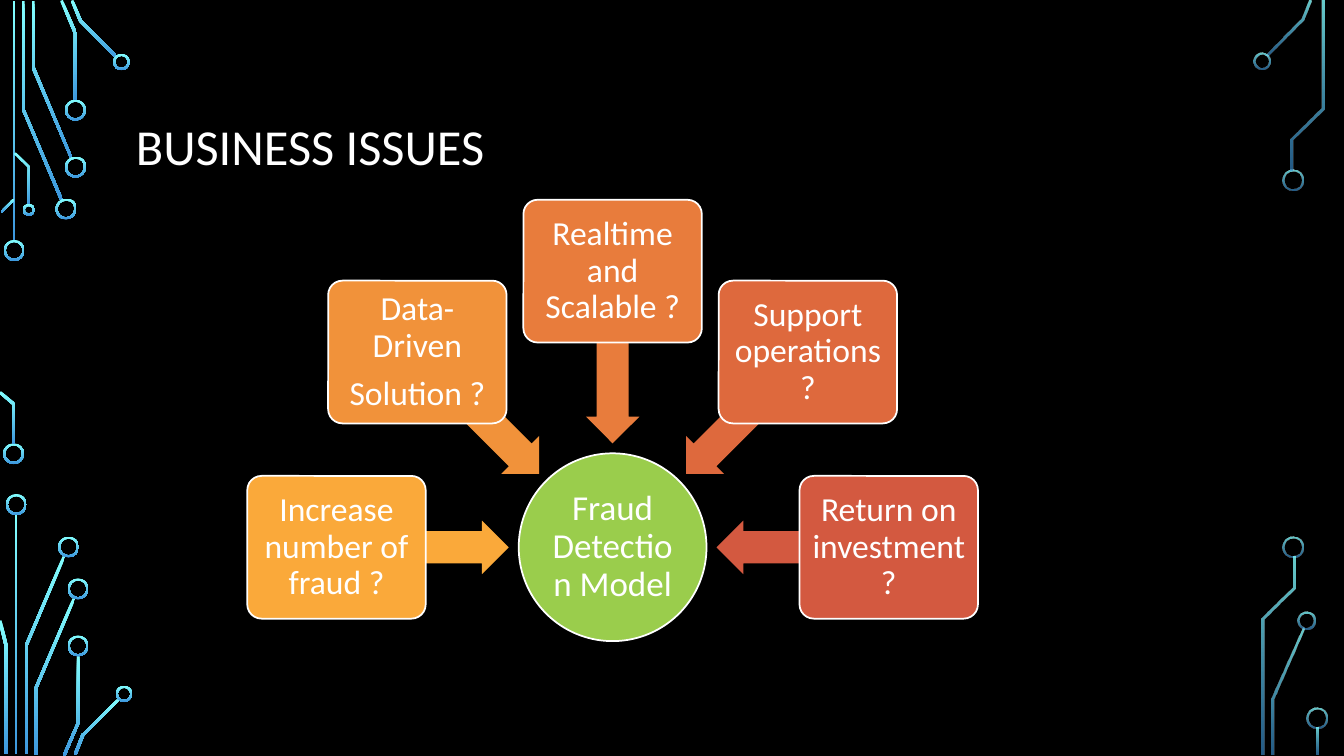
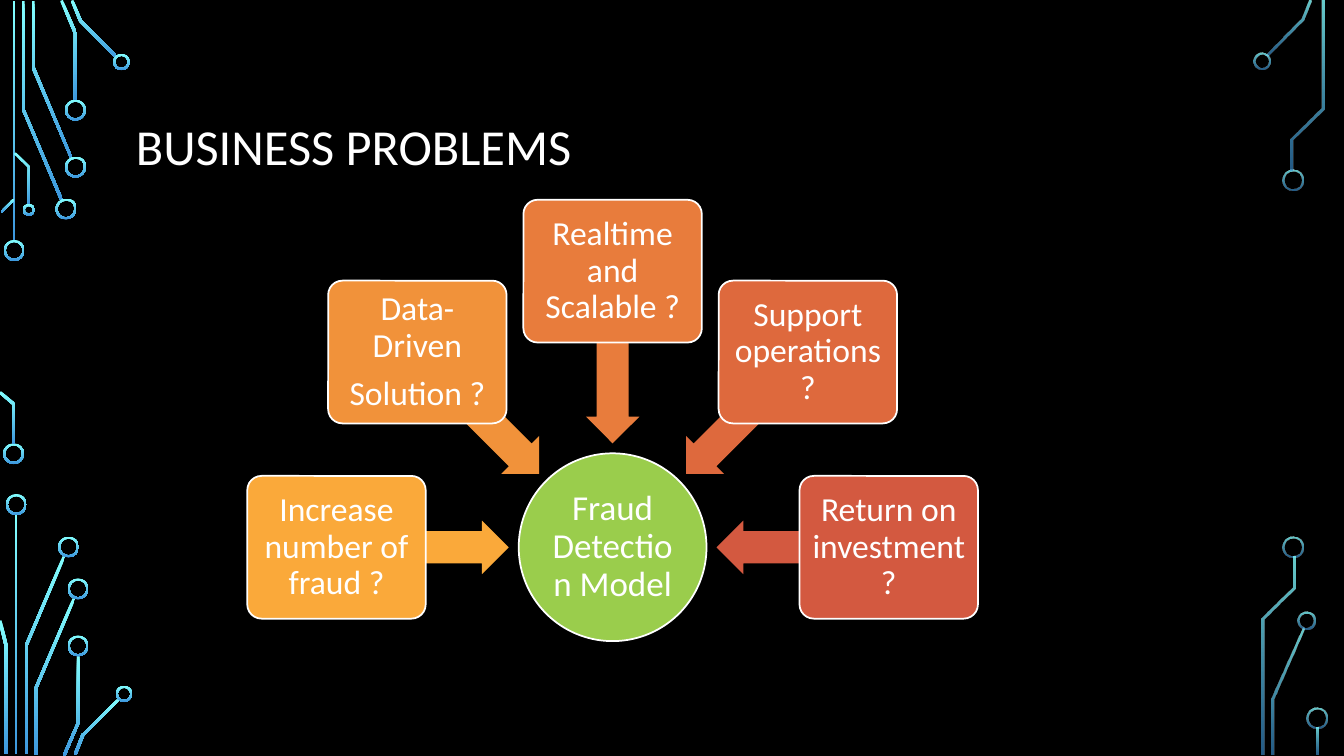
Before and after one commit to tdongnguyen/AT-Test, a slide deck: slide 3 of Presentation.pptx. Drawn at 1344x756 pixels with LibreOffice and Linux fonts; fonts in the diff are those of the drawing; background and template pictures are left out. Boxes give left, top, right and bottom in pixels: in the first picture for what was removed or moved away, otherwise in the second. Text is boxed around its words. In the diff, an @@ line names an element or a change of style, - is before the commit and + after.

```diff
--- a/Presentation.pptx
+++ b/Presentation.pptx
@@ title at (136,132,572,166): text changed @@
-BUSINESS ISSUES
+BUSINESS PROBLEMS
```
Also in this commit, not shown: 7 other slides changed.
